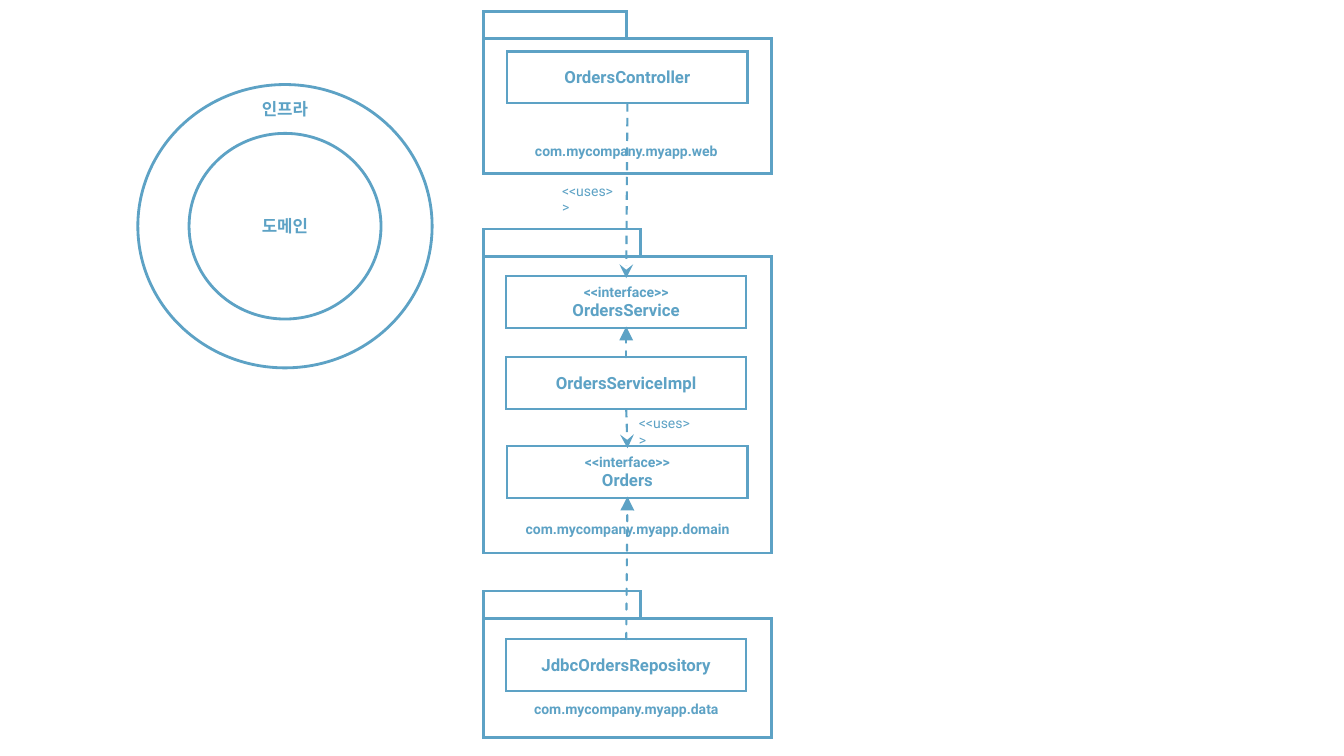
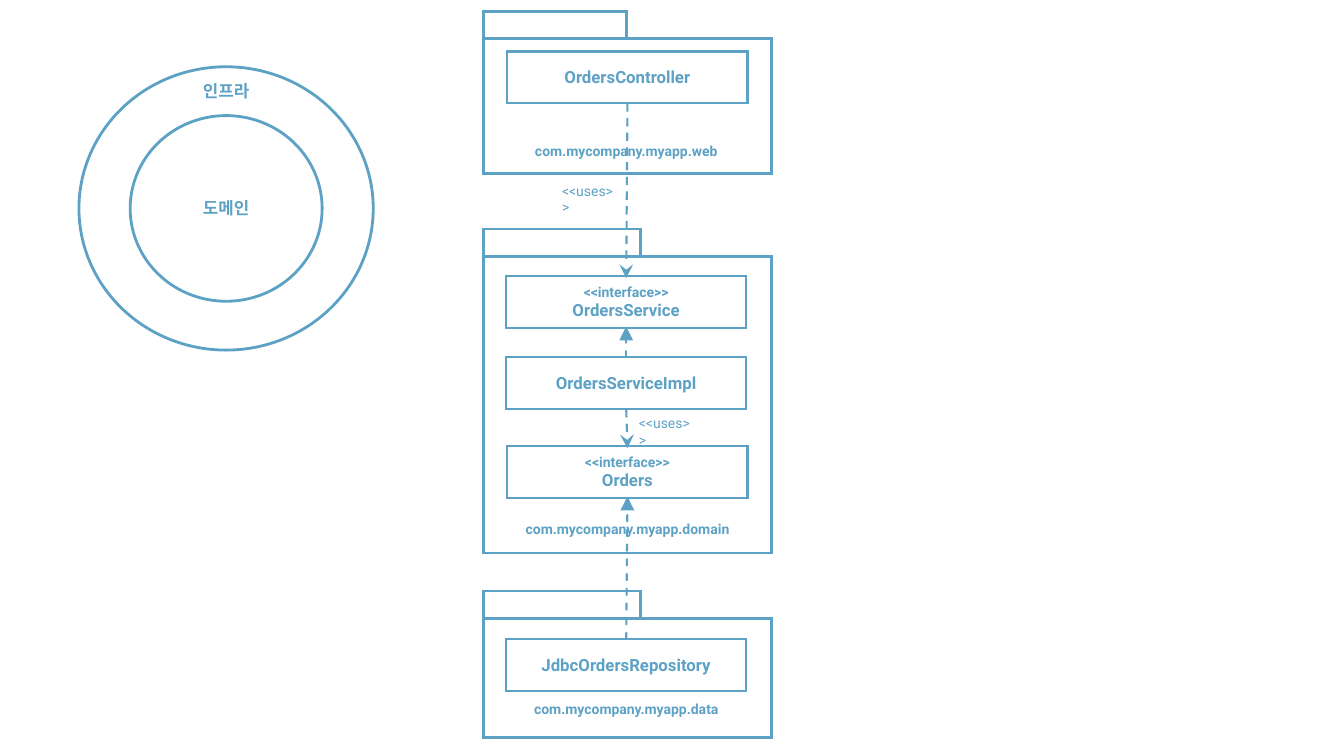
Before and after one commit to rudaks-han/book-summary, a slide deck: slide 9 of Clean Architecture/ref/프레젠테이션1.pptx. Drawn at 1344x756 pixels with LibreOffice and Linux fonts; fonts in the diff are those of the drawing. Boxes give left, top, right and bottom in pixels: in the first picture for what was removed or moved away, otherwise in the second. Text is boxed around its words. In the diff, an @@ line names an element or a change of style, - is before the commit and + after.

```diff
--- a/Clean Architecture/ref/프레젠테이션1.pptx
+++ b/Clean Architecture/ref/프레젠테이션1.pptx
@@ ellipse: place and size @@
-ellipse at bbox=[138, 85, 433, 368]
+ellipse at bbox=[79, 67, 373, 350]
@@ text "인프라": place and size @@
-text "인프라" at bbox=[262, 101, 308, 117]
+text "인프라" at bbox=[203, 83, 249, 99]
@@ ellipse: place and size @@
-ellipse at bbox=[190, 133, 381, 319]
+ellipse at bbox=[130, 116, 322, 301]
@@ text "도메인": place and size @@
-text "도메인" at bbox=[262, 218, 308, 234]
+text "도메인" at bbox=[203, 200, 249, 216]
```
Also in this commit, not shown: 3 slides added, 7 other files.
